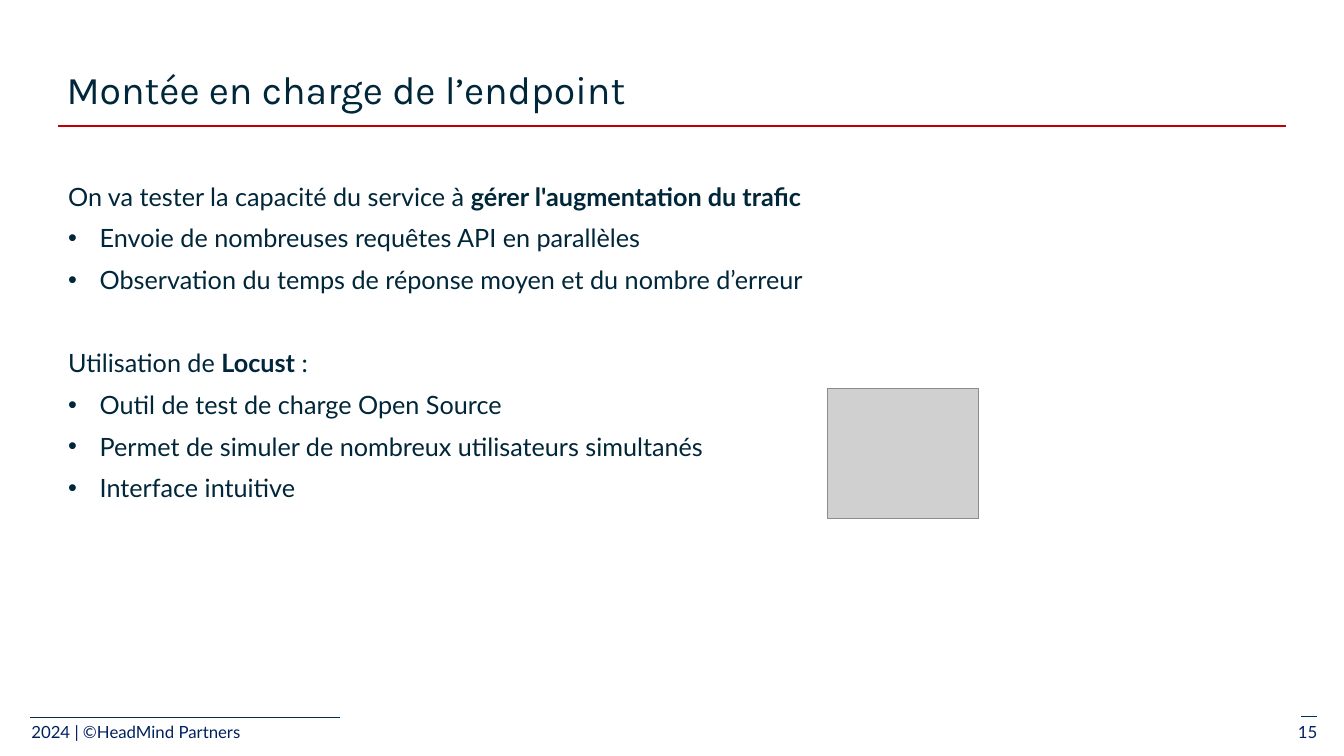
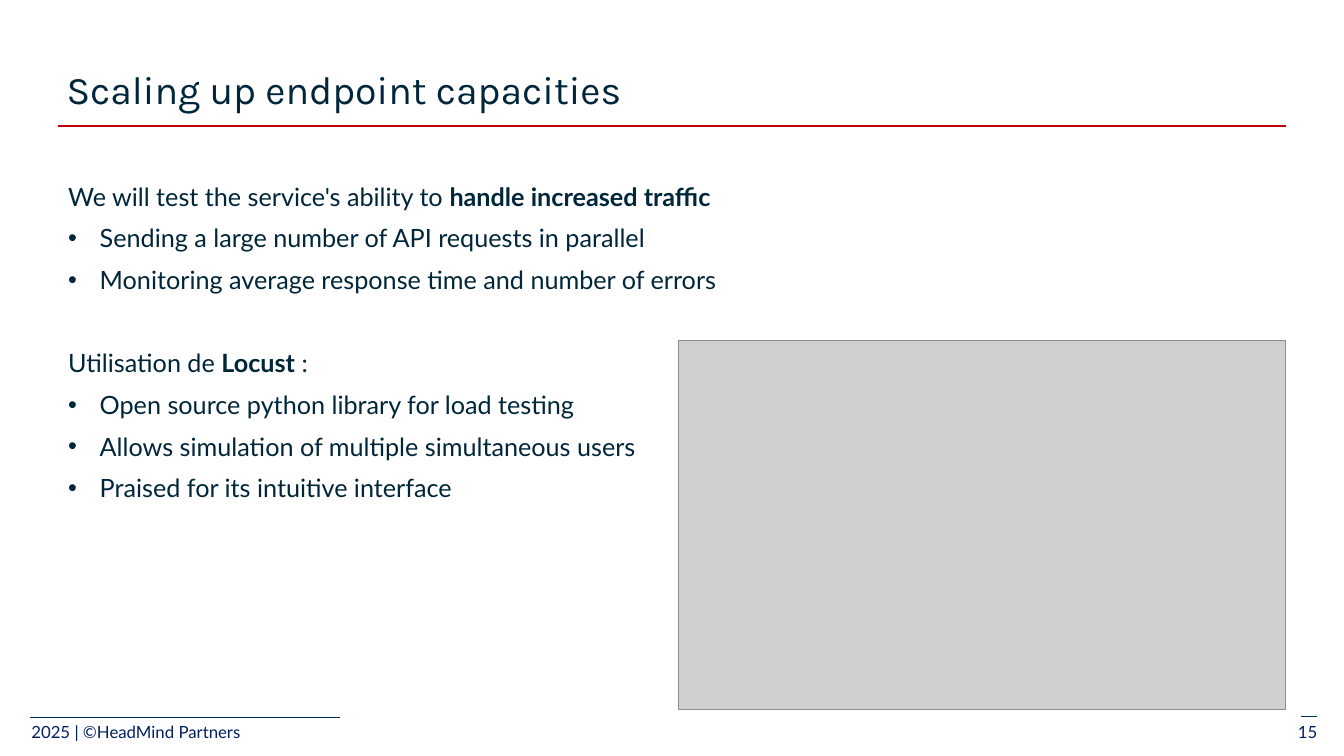
Before and after one commit to plpv/mlops-azure-course, a slide deck: slide 15 of slides/2_deploy-model_azure/2-Train and deploy ML models.pptx. Drawn at 1344x756 pixels with LibreOffice and Linux fonts; fonts in the diff are those of the drawing; grey boxes stand for pictures; background and template pictures are left out. Boxes give left, top, right and bottom in pixels: in the first picture for what was removed or moved away, otherwise in the second. Text is boxed around its words. In the diff, an @@ line names an element or a change of style, - is before the commit and + after.

```diff
--- a/slides/2_deploy-model_azure/2-Train and deploy ML models.pptx
+++ b/slides/2_deploy-model_azure/2-Train and deploy ML models.pptx
@@ title at bbox=[67, 77, 621, 114]: text changed @@
-Montée en charge de l’endpoint
+Scaling up endpoint capacities
@@ text at bbox=[68, 187, 716, 294]: text changed @@
-On va tester la capacité du service à gérer l'augmentation du trafic
-• Envoie de nombreuses requêtes API en parallèles
-• Observation du temps de réponse moyen et du nombre d’erreur
+We will test the service's ability to handle increased traffic
+• Sending a large number of API requests in parallel
+• Monitoring average response time and number of errors
@@ picture added at bbox=[679, 341, 1287, 709] @@
@@ picture removed at bbox=[828, 389, 979, 519] @@
@@ text at bbox=[100, 395, 635, 498]: text changed @@
-• Outil de test de charge Open Source
-• Permet de simuler de nombreux utilisateurs simultanés
-• Interface intuitive
+• Open source python library for load testing
+• Allows simulation of multiple simultaneous users
+• Praised for its intuitive interface
@@ text at bbox=[31, 725, 241, 738]: text changed @@
-2024 | ©HeadMind Partners
+2025 | ©HeadMind Partners
```
Also in this commit, not shown: 13 other slides changed, 1 slide added, 1 slide removed.
